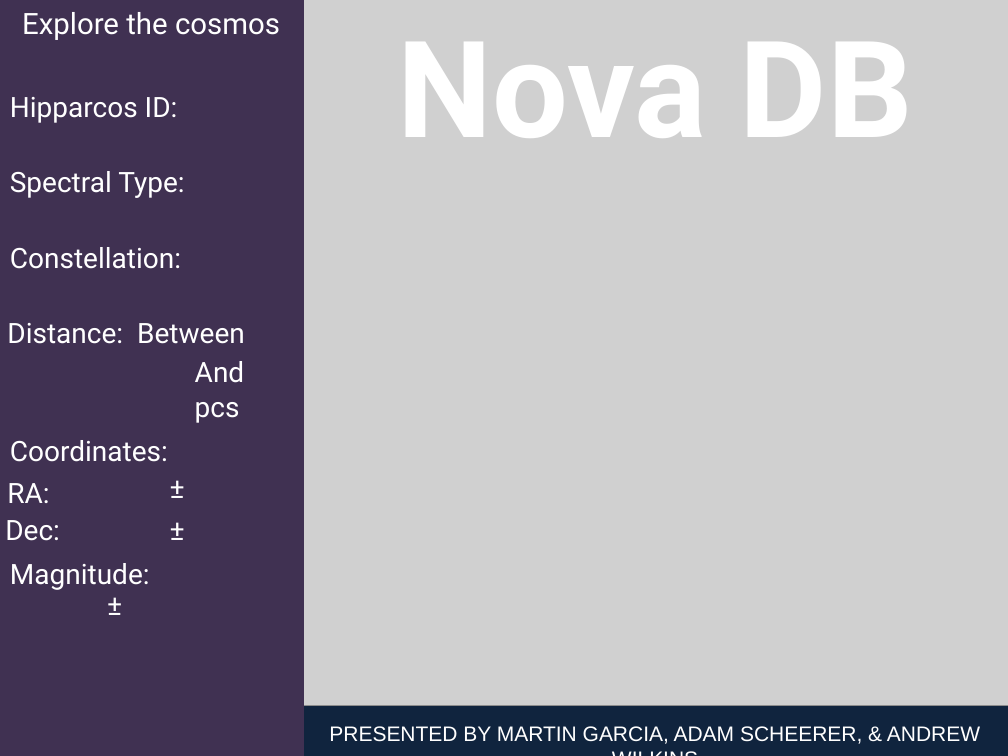
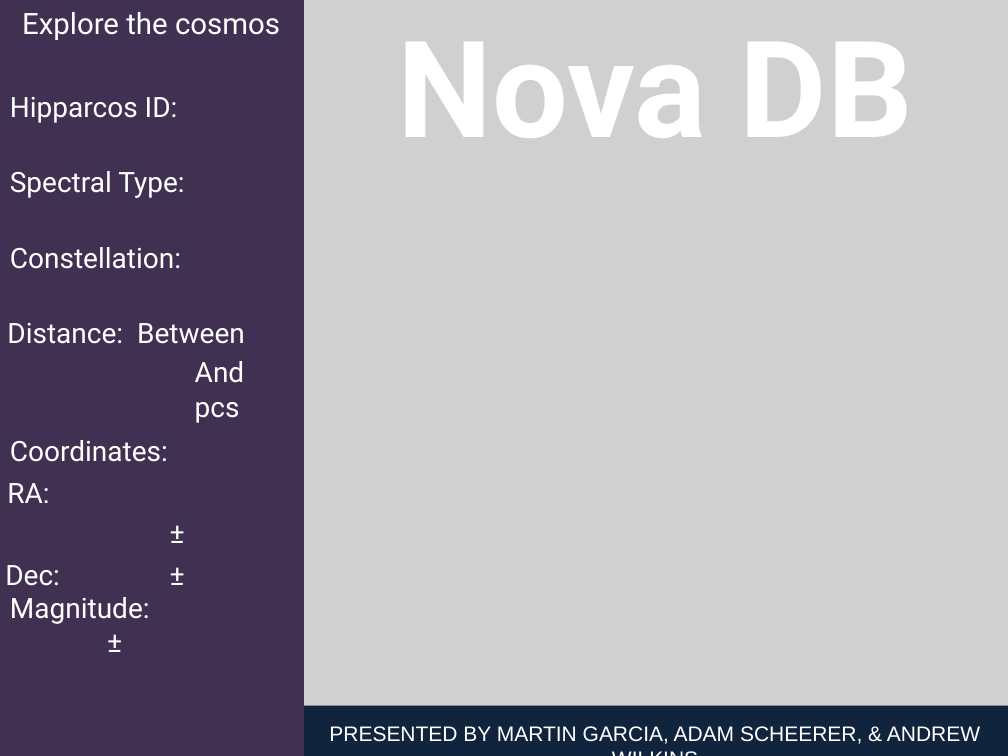
Before and after one commit to martin8886/Database_Research_Project01, a slide deck: slide 1 of Layout Ideas.pptx. Drawn at 1008x756 pixels with LibreOffice and Linux fonts; fonts in the diff are those of the drawing; grey boxes stand for pictures. Boxes give left, top, right and bottom in pixels: in the first picture for what was removed or moved away, otherwise in the second. Text is boxed around its words. In the diff, an @@ line names an element or a change of style, - is before the commit and + after.

Commit message:
Added slide

```diff
--- a/Layout Ideas.pptx
+++ b/Layout Ideas.pptx
@@ 3 texts: place and size @@
-3 texts at <box>5,465,184,551</box>
+3 texts at <box>5,510,184,597</box>
@@ text "Magnitude:": place and size @@
-text "Magnitude:" at <box>10,563,150,590</box>
+text "Magnitude:" at <box>10,597,150,624</box>
@@ text "±": place and size @@
-text "±" at <box>97,583,122,627</box>
+text "±" at <box>97,620,122,664</box>
```
Also in this commit, not shown: 1 slide added.
